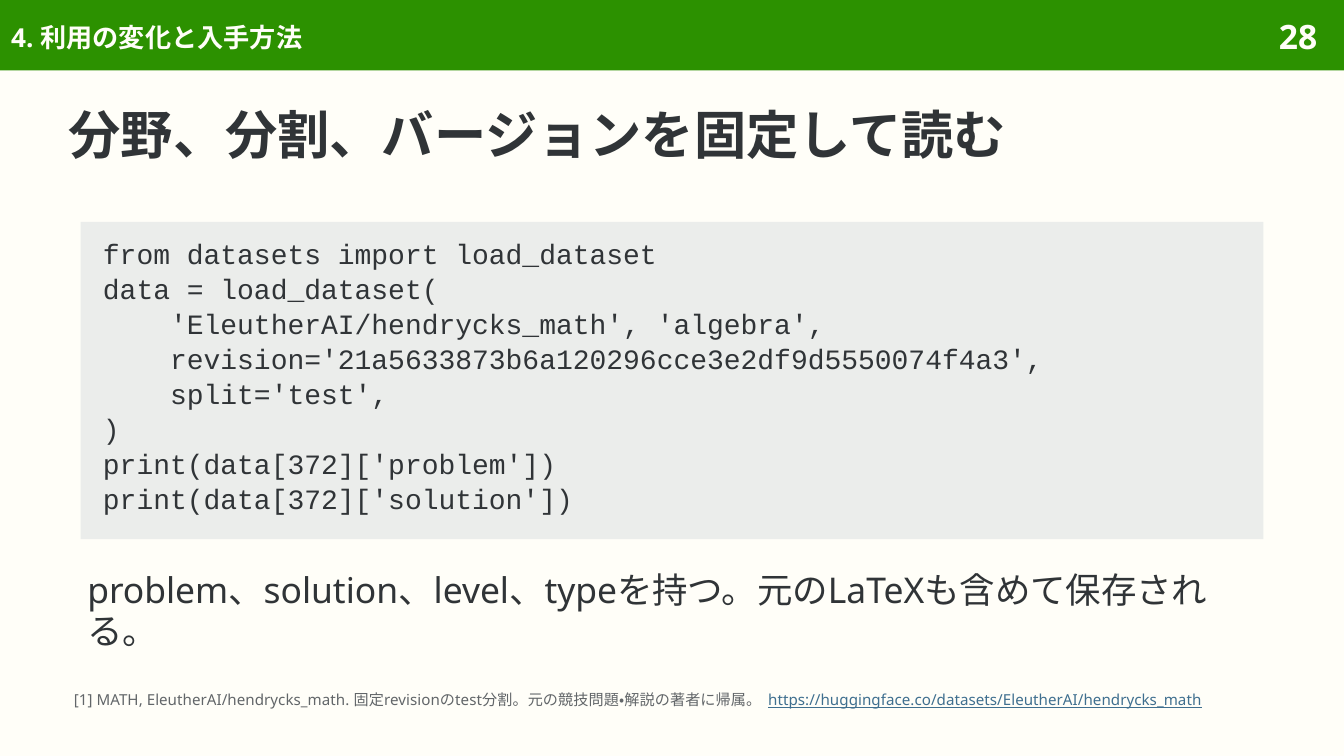
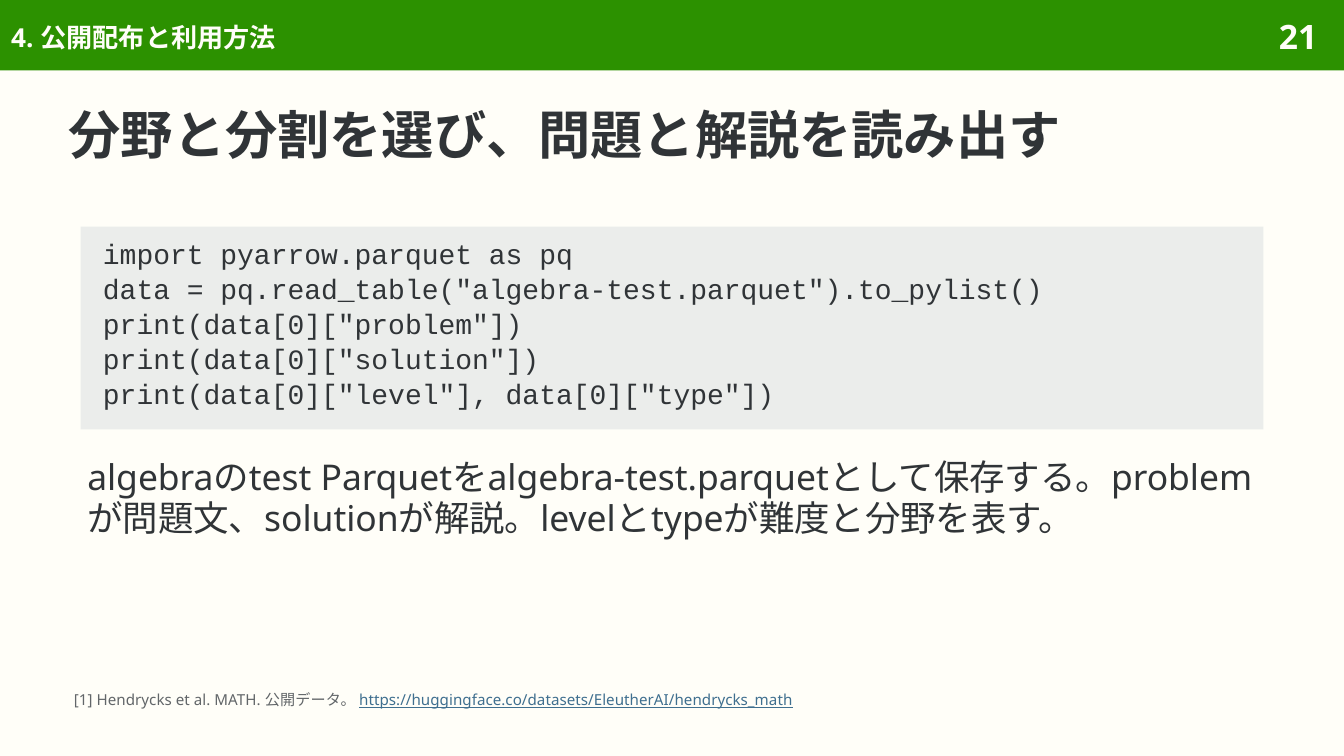
Before and after one commit to sasakiy84/datasets-in-10-minutes, a slide deck: slide 21 of slides/datasets-in-10-minutes-math.pptx (slide 28 before the commit). Drawn at 1344x756 pixels with LibreOffice and Linux fonts; fonts in the diff are those of the drawing. Boxes give left, top, right and bottom in pixels: in the first picture for what was removed or moved away, otherwise in the second. Text is boxed around its words. In the diff, an @@ line names an element or a change of style, - is before the commit and + after.

Commit message:
Center MATH on competition problems and original problem-solving evaluation

```diff
--- a/slides/datasets-in-10-minutes-math.pptx
+++ b/slides/datasets-in-10-minutes-math.pptx
@@ title at bbox=[11, 24, 276, 50]: text changed @@
-4. 利用の変化と入手方法
+4. 公開配布と利用方法
@@ page number at bbox=[1279, 24, 1317, 49]: text changed @@
-28
+21
@@ title at bbox=[69, 109, 1061, 159]: text changed @@
-分野、分割、バージョンを固定して読む
+分野と分割を選び、問題と解説を読み出す
@@ rectangle "import pyarrow.parquet as pq": place and size @@
-rectangle "import pyarrow.parquet as pq" at bbox=[81, 222, 1263, 539]
+rectangle "import pyarrow.parquet as pq" at bbox=[81, 227, 1263, 430]
@@ text in rectangle at bbox=[103, 244, 1042, 410]: text changed @@
-from datasets import load_dataset
-data = load_dataset(
-'EleutherAI/hendrycks_math', 'algebra',
-revision='21a5633873b6a120296cce3e2df9d5550074f4a3',
-split='test',
-)
-print(data[372]['problem'])
-print(data[372]['solution'])
+import pyarrow.parquet as pq
+data = pq.read_table("algebra-test.parquet").to_pylist()
+print(data[0]["problem"])
+print(data[0]["solution"])
+print(data[0]["level"], data[0]["type"])
@@ text at bbox=[87, 460, 1253, 540]: text changed @@
-problem、solution、level、typeを持つ。元のLaTeXも含めて保存される。
+algebraのtest Parquetをalgebra-test.parquetとして保存する。problemが問題文、solutionが解説。levelとtypeが難度と分野を表す。
@@ text at bbox=[74, 692, 792, 709]: text changed; text colour #626669 to #3F6F8F @@
-[1] MATH, EleutherAI/hendrycks_math. 固定revisionのtest分割。元の競技問題・解説の著者に帰属。 https://huggingface.co/datasets/EleutherAI/hendrycks_math
+[1] Hendrycks et al. MATH. 公開データ。 https://huggingface.co/datasets/EleutherAI/hendrycks_math
```
Also in this commit, not shown: 35 other slides changed, 12 slides removed, 53 other files.
